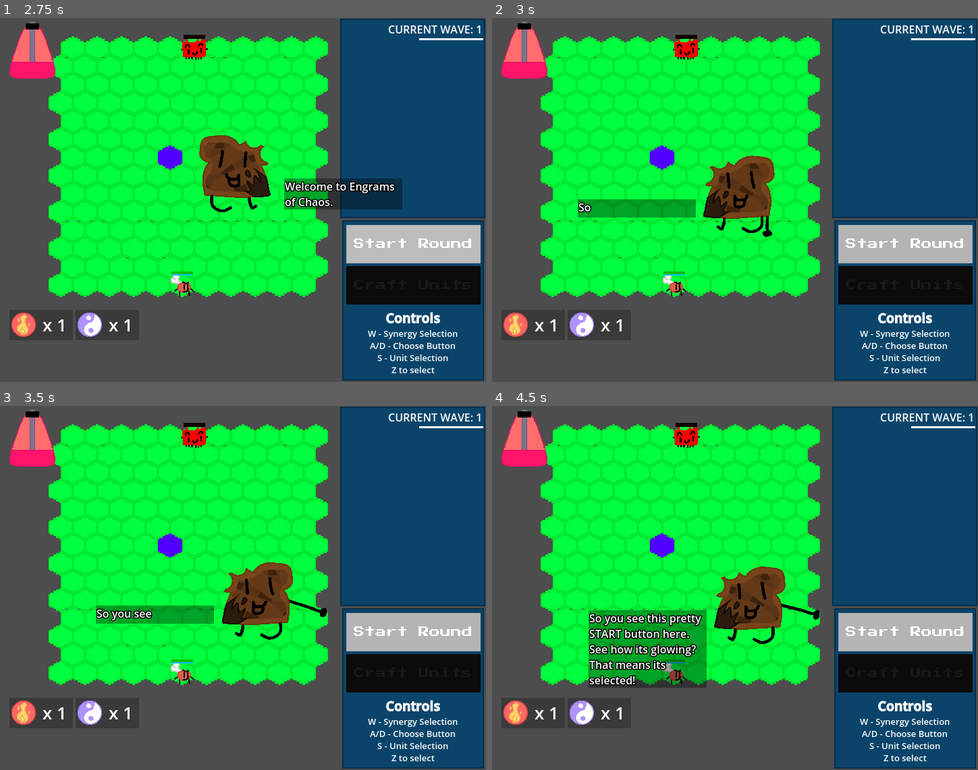
Above: before the commit, frames 1-4 (two rows, left to right).
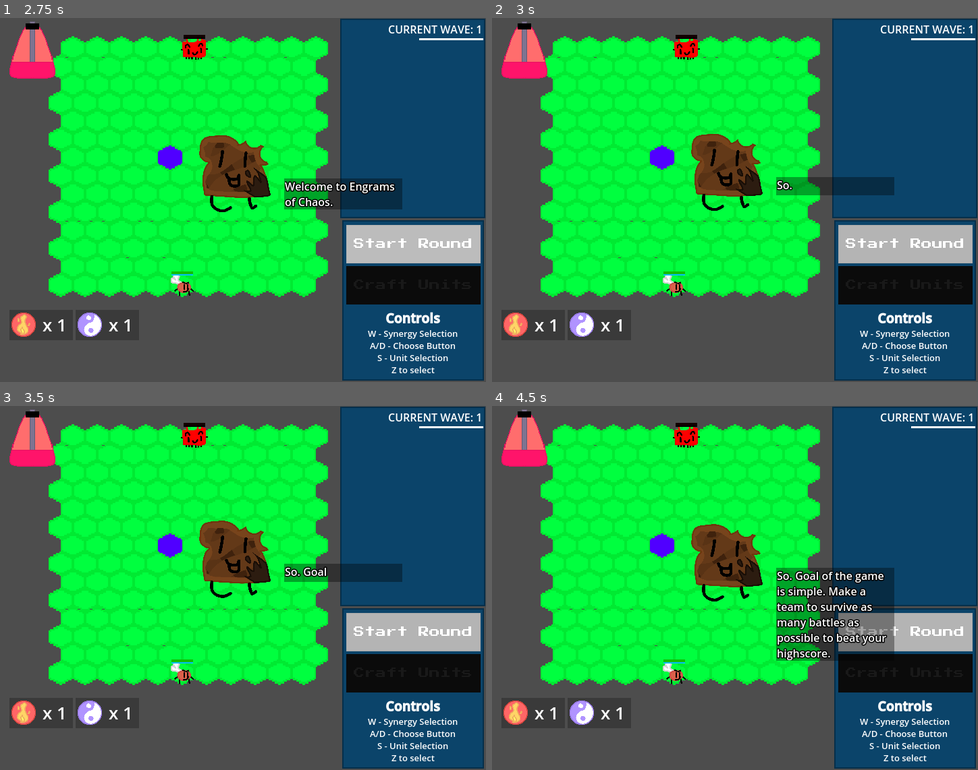
Above: after the commit, the same moments.

Repository: Kaplin86/engrams-of-chaos
Game: Godot game, scene res://main_menu.tscn
Same seed, same stepped clock (60 frames per second), same inputs: the game is played once before the commit and once after it.
Inputs (mouse positions are in pixels of both pictures, inside the frame that each line leads up to):
- Up to frame 1 (2.75 s): tap Enter at 0.5 s; move the mouse to (349, 181) at 0.52 s; hold Right (ui_right) 0.53-1.28 s; tap Z (confirm) at 0.6, 1.25, 1.35, 2, 2.3 s; click (349, 181) at 0.67 s; move the mouse to (145, 218) at 1.27 s; hold Down (ui_down) 1.28-2.03 s; move the mouse to (291, 119) at 2.02 s; hold Right (ui_right) from 2.03 s (still down); hold X (deny) from 2.03 s (still down)
- Up to frame 2 (3 s): move the mouse to (710, 272) at 2.77 s; release Right (ui_right) at 2.78 s; release X (deny) at 2.78 s; hold Up (ui_up) from 2.78 s (still down); tap Z (confirm) at 2.85 s; click (710, 272) at 2.92 s
- Up to frame 3 (3.5 s): keep holding Up (ui_up)
- Up to frame 4 (4.5 s): move the mouse to (880, 642) at 3.52 s; release Up (ui_up) at 3.53 s; hold Left (ui_left) from 3.53 s (still down); tap Z (confirm) at 3.6 s; move the mouse to (589, 533) at 4.27 s; tap X (deny) at 4.35 s

Frame 1 is identical in both runs. In frame 2, 5.2% of the frame differs, in the area x 17-83%, y 31-61%; in frame 3, 6.3%; in frame 4, 15%, in the area x 19-83%, y 32-78%.

Commit message:
32 Hour
Rewriting a bit of the tutorial, and fixed bug where on web exports, every unit is a pepper.

Diff:
--- a/gameManager.gd
+++ b/gameManager.gd
@@ -141,8 +141,6 @@
 			return Vector2i(E+2,14)
 func spawnUnit(unitType : String, pos : Vector2i, team : int = 1): ## Spawns a unit of a particular type at a specific board position
 	if board:
-		if !FileAccess.file_exists("res://units/" + unitType + "/" + unitType + ".tscn"):
-			unitType = "pepper"
 		var NewUnit : BaseUnit = load("res://units/" + unitType + "/" + unitType + ".tscn").instantiate()
 		NewUnit.board_position = pos
 		NewUnit.board = board
--- a/main_menu.tscn
+++ b/main_menu.tscn
@@ -162,7 +162,6 @@
 [node name="RigidBody2D3" type="StaticBody2D" parent="PhysicsBG"]
 position = Vector2(1080, -143)
 rotation = 1.0382
-scale = Vector2(1, 1)
 
 [node name="CollisionShape2D" type="CollisionShape2D" parent="PhysicsBG/RigidBody2D3"]
 position = Vector2(0, 265.5)
--- a/project.godot
+++ b/project.godot
@@ -13,7 +13,7 @@
 config/name="shiba autochess"
 run/main_scene="uid://b1hvbupj4t4hn"
 config/features=PackedStringArray("4.4", "GL Compatibility")
-config/icon="res://icon.svg"
+config/icon="uid://braxfc1u12b60"
 
 [autoload]
 
--- a/tutorial_handler.gd
+++ b/tutorial_handler.gd
@@ -17,6 +17,10 @@
 	# Intro text
 	await tutorialPointer.say("Howdy! Im Burnt Toast! I will be your tutorial fella! Press Z to continue!")
 	await tutorialPointer.say("Welcome to Engrams of Chaos.")
+	await tutorialPointer.say("So. Goal of the game is simple. Make a team to survive as many battles as possible to beat your highscore.")
+	await tutorialPointer.say("When your team dies, your run ends. Simple enough right?")
+	await tutorialPointer.say("During battles, your team fights automatically. So, it is your job to prepare them beforehand!")
+	await tutorialPointer.say("Lets start the first battle!")
 
 	tutorialPointer.moveTo(Vector2(382,293))
 	tutorialPointer.pointTo(Vector2(608.0,335))
@@ -39,13 +43,15 @@
 
 	# Wait for the tick to end
 	await gameHandler.TickEnd
+	await gameHandler.TickEnd
+	await gameHandler.TickEnd
 	# Pause the game
 	gameHandler.startButtonHit() # this pauses the game at its current state
 	# Disable player inputs
 	cursorHandler.disabledInputs = ["ui_up","ui_left","ui_down","ui_right","deny","confirm"]
 
 	# Tick text
-	await tutorialPointer.say("Okay so that was a lot in such a short bit of time!")
+	await tutorialPointer.say("Pause, Pause! Let me explain whats going on a bit.")
 	await tutorialPointer.say("Engrams of Chaos works with a tick-based system.")
 
 	tutorialPointer.moveTo(Vector2(174,91))
@@ -53,8 +59,8 @@
 	tutorialPointer.pointing = true
 
 	await tutorialPointer.say("This is the metronome, which shows when ticks happen.")
-	await tutorialPointer.say("Every tick, each unit can either move or attack.")
-	tutorialPointer.moveTo(Vector2(374,277))
+	await tutorialPointer.say("Every tick, each unit can either move or attack, they only attack when close to an enemy.")
+	tutorialPointer.moveTo(Vector2(330,258))
 	tutorialPointer.pointTo(Vector2(320.0,-20))
 	await tutorialPointer.say("As you can see here, your unit moved.")
 
@@ -80,12 +86,12 @@
 	gameHandler.startButtonHit()
 
 	# Note: Tutorial fight would be constructed so the player's unit gets first hit
+	await get_tree().create_timer(0.2).timeout
 	tutorialPointer.moveTo(Vector2(336.195,244))
 	tutorialPointer.pointTo(Vector2(218.0,264))
 	tutorialPointer.pointing = true
 	await tutorialPointer.say("Did you see that? Your unit just attacked!")
 	await tutorialPointer.say("Since the enemy was in range of your unit, it attacked instead of moving.")
-	await tutorialPointer.say("Damage depends on the unit's power and the opponents defense. We will see that soon!")
 	tutorialPointer.moveTo(Vector2(460,90))
 	tutorialPointer.pointing = false
 	await tutorialPointer.say("First, show them whos boss!")
@@ -103,8 +109,10 @@
 	# Note: The engrams for the tutorial are RANDOM. You get 3 after the first fight
 	await tutorialPointer.say("What a great battle, you showed them whos boss alright!")
 	await tutorialPointer.say("Did you see those circle thingies that appeared on your screen?")
-	await tutorialPointer.say("Those are ENGRAMS, which are used for getting more units!")
-	await tutorialPointer.say("You get them by beating up enemies!")
+	await tutorialPointer.say("Those are ENGRAMS, which you get by surviving the round.")
+	await tutorialPointer.say("ENGRAMS can be used for CRAFTING new units!!")
+	await tutorialPointer.say("You see the loop now, right? You beat up guys, get engrams, make a better team, and repeat?")
+	await tutorialPointer.say("Anywhom, lets craft your first unit!")
 	await tutorialPointer.say("After this message, Press A or D to switch to your CRAFTING button!")
 	tutorialPointer.silent()
 
@@ -143,14 +151,16 @@
 	await cursorHandler.CraftingAnimFinished
 	cursorHandler.disabledInputs = ["ui_up","ui_left","ui_down","ui_right","deny","confirm"]
 	await tutorialPointer.say("Wow! What a unique fella you just crafted!")
+	await tutorialPointer.say("Let’s head back to the board to see your new ally.")
 	await tutorialPointer.say("Press S to go back to the main screen after this!")
 	tutorialPointer.silent()
 
 	cursorHandler.disabledInputs = ["ui_up","ui_left","ui_right","deny","confirm"]
 	await cursorHandler.ReturnFromCrafting
 	cursorHandler.disabledInputs = ["ui_up","ui_left","ui_down","ui_right","deny","confirm"]
-	await tutorialPointer.say("Okay so. This game's ui has 3 main parts. Buttons, board, and synergies.")
-	await tutorialPointer.say("Lets select the board to take a look at your units!")
+	await tutorialPointer.say("You see your unit over there? Now you have a team of a whopping size of 2!")
+	await tutorialPointer.say("As you progress through rounds, you will have to expand your team and strategize to survive!")
+	await tutorialPointer.say("How about we look at the new unit you made?")
 	await tutorialPointer.say("Press S to go to the board!")
 	tutorialPointer.silent()
 
@@ -172,6 +182,8 @@
 	tutorialPointer.pointing = true
 	await tutorialPointer.say("Their stats are up here in the top right, alongside a description.")
 	await tutorialPointer.say("How about we move your unit to a more advantagous position?")
+	await tutorialPointer.say("For instance, units with high defense should be in the front to protect the weaker units behind them!")
+	await tutorialPointer.say("Smart positioning helps your team survive longer. That’s how you push your score higher!")
 	await tutorialPointer.say("Press Z to pick up the selected unit")
 	tutorialPointer.moveTo(Vector2(460,90))
 	tutorialPointer.pointing = false
@@ -247,6 +259,7 @@
 	tutorialPointer.moveTo(Vector2(348.0,230.0))
 	tutorialPointer.pointing = false
 	await tutorialPointer.say("Alrighty! Thats EVERYTHING!! You are now given free will great job.")
+	await tutorialPointer.say("Remember this saying I always tell myself. Cause chaos to get engrams, then use engrams to do better chaos!")
 	await tutorialPointer.say("Whenever you're in doubt, read my automagically changing control guide in the bottom right!")
 	await tutorialPointer.say("Go ahead and start your next battle when your ready!")
 	await tutorialPointer.say("Peace!")
--- a/units/base_unit/base_unit.gd
+++ b/units/base_unit/base_unit.gd
@@ -152,8 +152,9 @@
 	gameManagerObject.unitAttack(self)
 
 	if HitCount > 1:
-		animPlayer.animation_finished.connect(
-			Callable(self, "_on_attack_anim_finished").bind(target, HitCount - 1),CONNECT_ONE_SHOT)
+		if !animPlayer.animation_finished.is_connected(Callable(self, "_on_attack_anim_finished")):
+			animPlayer.animation_finished.connect(
+				Callable(self, "_on_attack_anim_finished").bind(target, HitCount - 1),CONNECT_ONE_SHOT)
 
 func _on_attack_anim_finished(animname,target, remainingHits):
 	if target and target.hp > 0:
